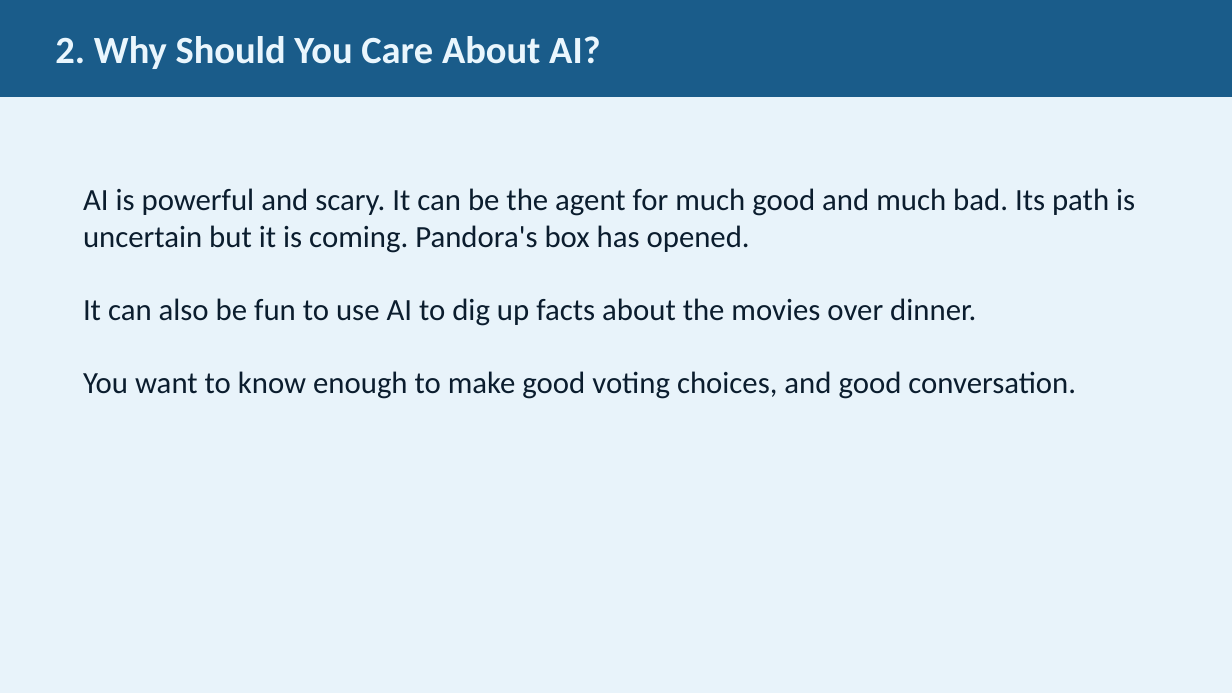
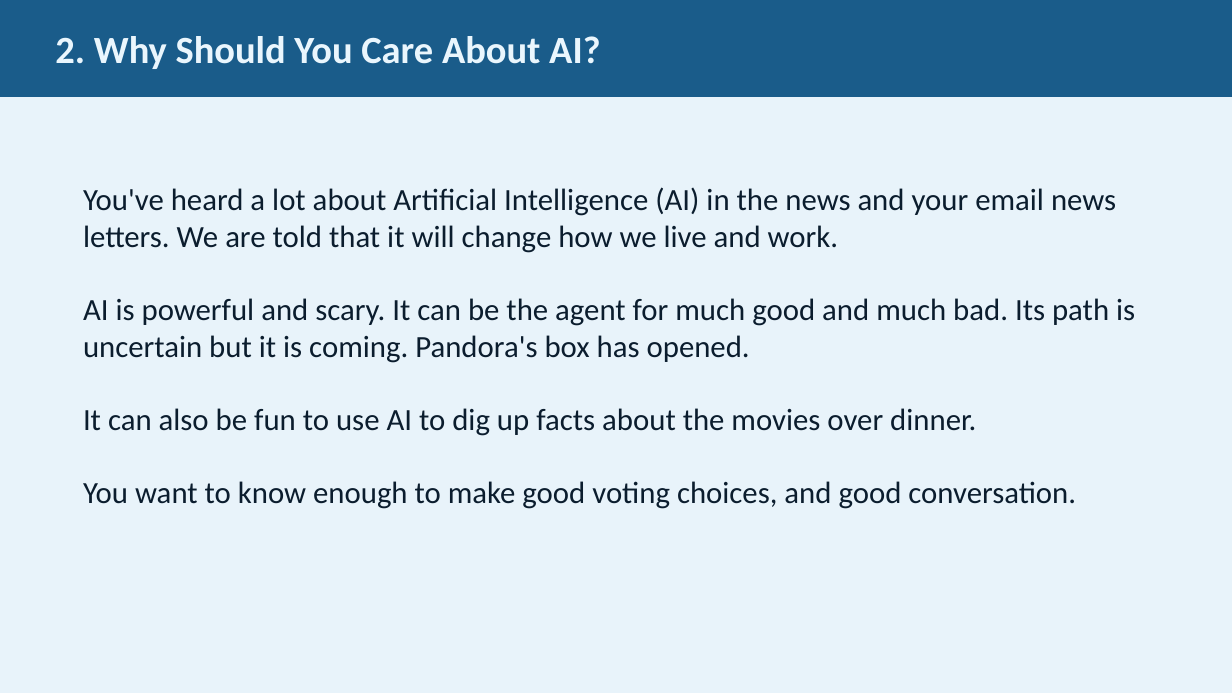
Before and after one commit to JimFawcett/NewSite, a slide deck: slide 2 of AI Presentation 2026/AI_Presentation.pptx. Drawn at 1232x693 pixels with LibreOffice and Linux fonts; fonts in the diff are those of the drawing. Boxes give left, top, right and bottom in pixels: in the first picture for what was removed or moved away, otherwise in the second. Text is boxed around its words. In the diff, an @@ line names an element or a change of style, - is before the commit and + after.

```diff
--- a/AI Presentation 2026/AI_Presentation.pptx
+++ b/AI Presentation 2026/AI_Presentation.pptx
@@ text at (83,187,1116,253): paragraph added @@
+You've heard a lot about Artificial Intelligence (AI) in the news and your email news letters. We are told that it will change how we live and work.
```
Also in this commit, not shown: 6 other slides changed, 5 other files.
